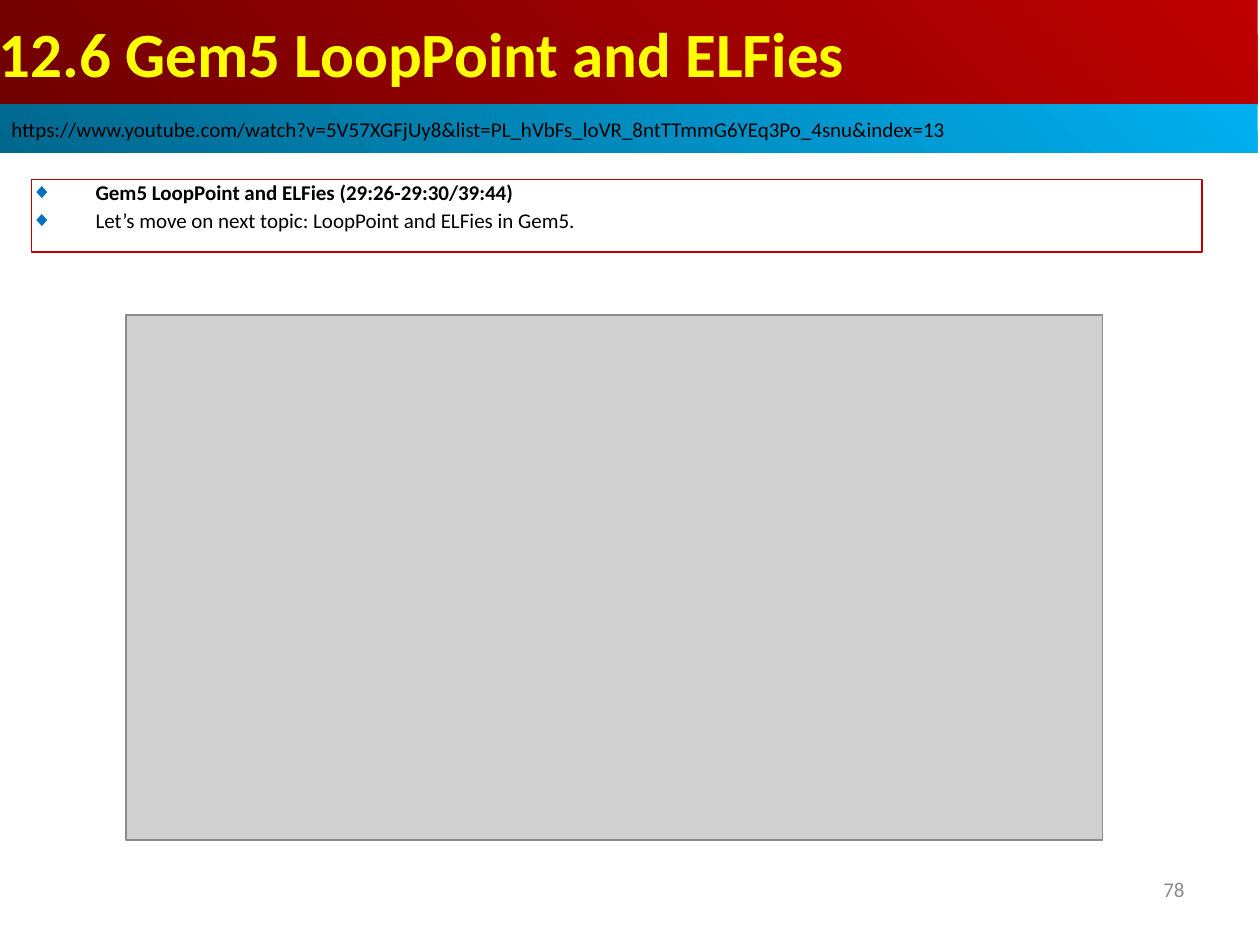
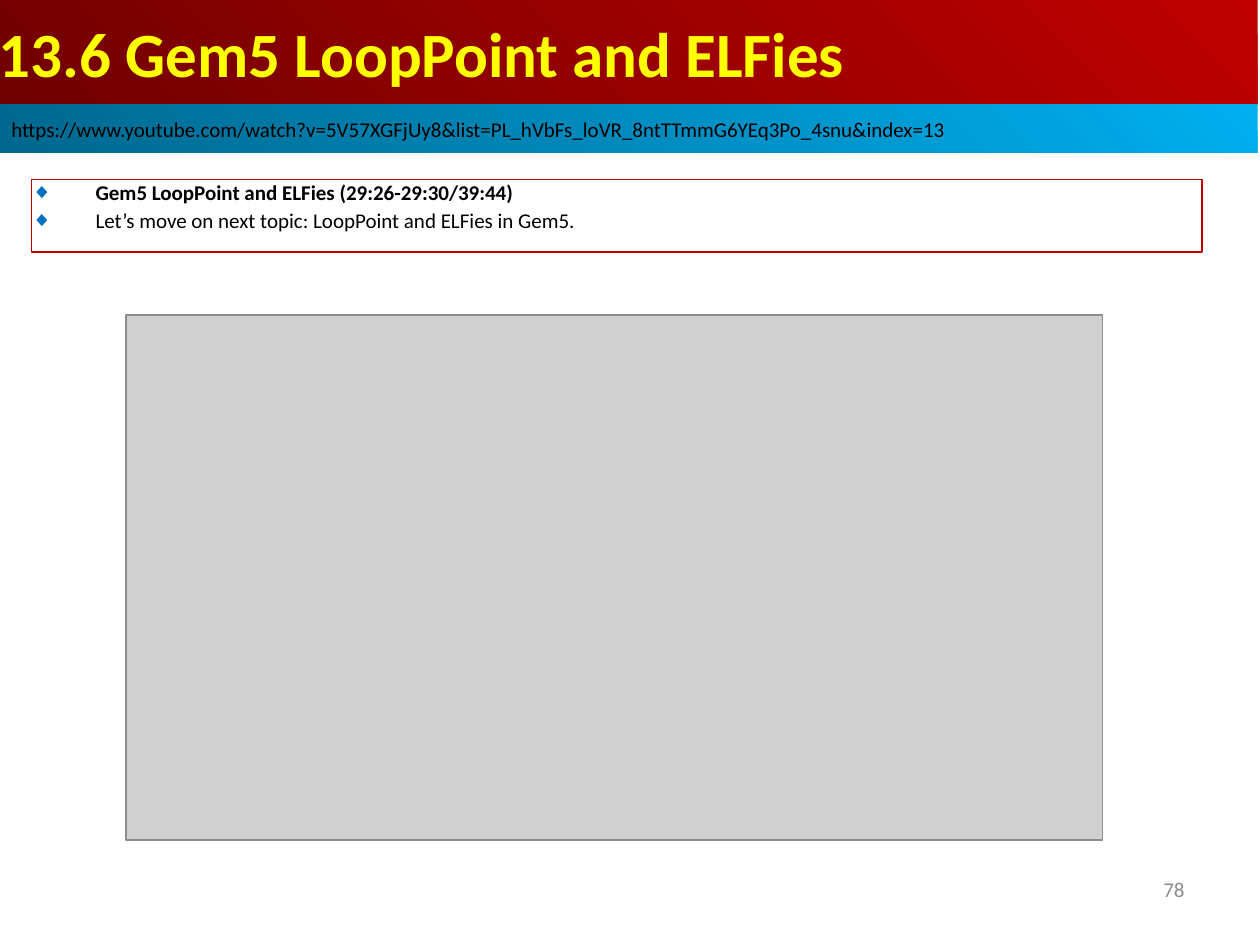
Before and after one commit to peterhchen/AIU_CS850_Gem5_McPAT, a slide deck: slide 78 of 050_Gem5/013.SampleSim/000_Video/013.SampleSim.ppt. Drawn at 1260x945 pixels with LibreOffice and Linux fonts; fonts in the diff are those of the drawing; grey boxes stand for pictures. Boxes give left, top, right and bottom in pixels: in the first picture for what was removed or moved away, otherwise in the second. Text is boxed around its words. In the diff, an @@ line names an element or a change of style, - is before the commit and + after.

```diff
--- a/050_Gem5/013.SampleSim/000_Video/013.SampleSim.ppt
+++ b/050_Gem5/013.SampleSim/000_Video/013.SampleSim.ppt
@@ text in rectangle at [0, 32, 844, 87]: text changed @@
-12.6 Gem5 LoopPoint and ELFies
+13.6 Gem5 LoopPoint and ELFies
```
Also in this commit, not shown: 97 other slides changed.
